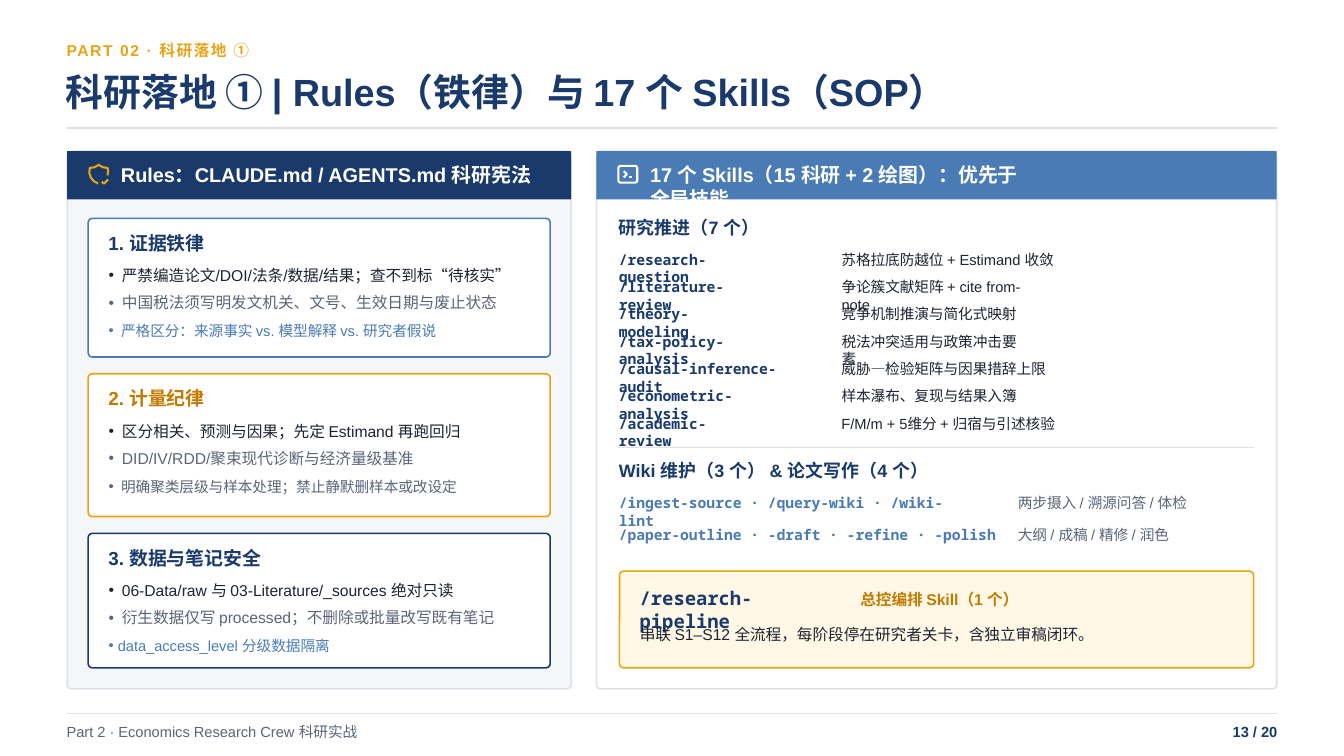
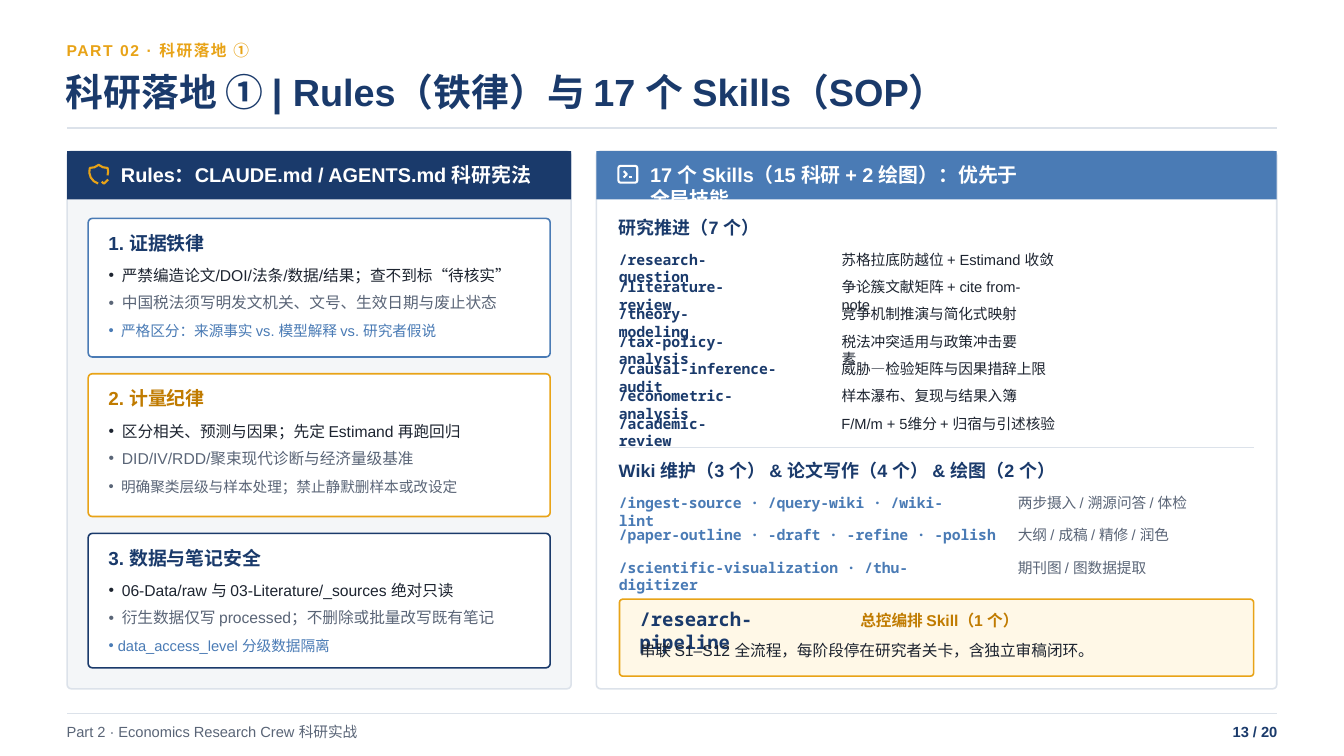
Before and after one commit to shjzzzz/Economics-Research-Crew, a slide deck: slide 13 of Claude_Code_基础与_Economics_Research_Crew_实战.pptx. Drawn at 1344x756 pixels with LibreOffice and Linux fonts; fonts in the diff are those of the drawing. Boxes give left, top, right and bottom in pixels: in the first picture for what was removed or moved away, otherwise in the second. Text is boxed around its words. In the diff, an @@ line names an element or a change of style, - is before the commit and + after.

Commit message:
Deck: list the two plotting skills on slide 13
Add a /scientific-visualization · /thu-digitizer row under the Wiki/writing section so the slide enumerates all 17 skills; nudge the research-pipeline box down to fit.

```diff
--- a/Claude_Code_基础与_Economics_Research_Crew_实战.pptx
+++ b/Claude_Code_基础与_Economics_Research_Crew_实战.pptx
@@ text at [619,461,1055,479]: text changed @@
-Wiki 维护（3 个） & 论文写作（4 个）
+Wiki 维护（3 个） & 论文写作（4 个） & 绘图（2 个）
@@ text added at [619,561,908,594], 10.5 pt, text #4A7BB5, bold @@
+/scientific-visualization · /thu-digitizer
@@ text added at [1018,561,1146,574], 10.5 pt, text #5A6577 @@
+期刊图 / 图数据提取
@@ rounded rectangle: place and size @@
-rounded rectangle at [620,572,1254,668]
+rounded rectangle at [620,599,1254,676]
@@ text "/research-pipeline": place and size @@
-text "/research-pipeline" at [640,590,753,634]
+text "/research-pipeline" at [640,611,753,655]
@@ text "总控编排 Skill（1 个）": place and size @@
-text "总控编排 Skill（1 个）" at [860,591,1018,607]
+text "总控编排 Skill（1 个）" at [860,612,1018,628]
@@ text "串联 S1–S12 全流程，每阶段停在研究者关卡，含独立审稿闭环。" rewrapped from [640,625,1094,642] to [640,641,1094,662] @@
```
